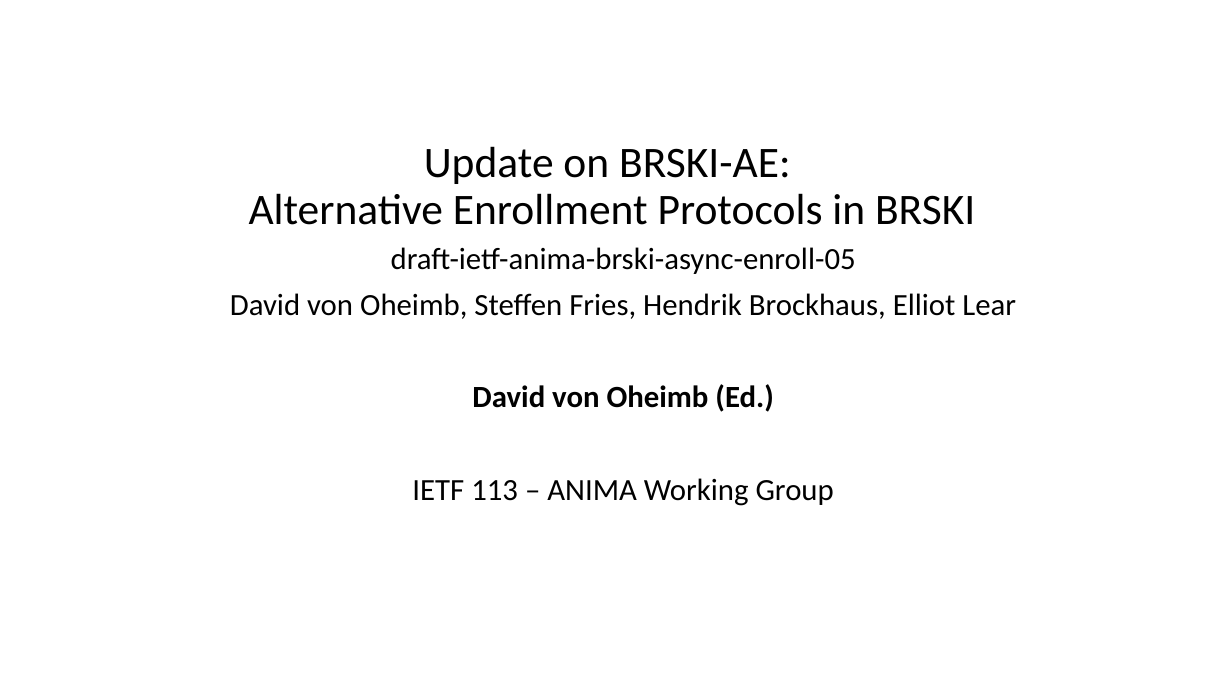
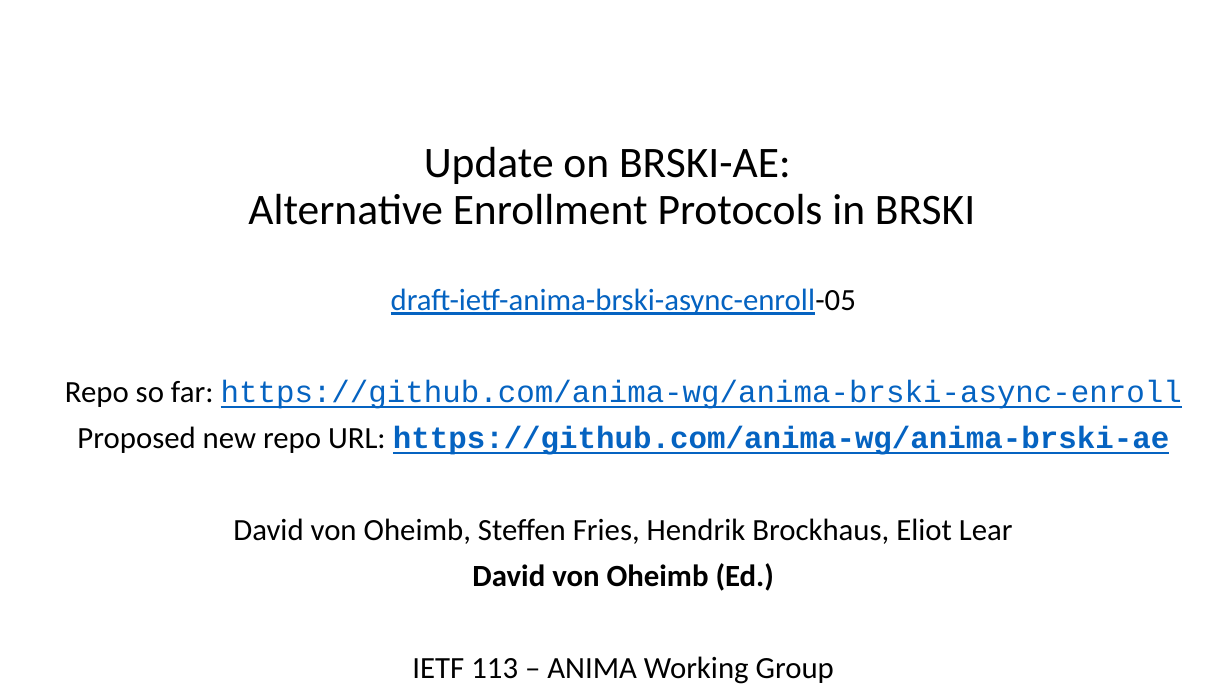
Before and after one commit to anima-wg/anima-brski-ae, a slide deck: slide 1 of presentations/slides-113-BRSKI-AE.pptx. Drawn at 1232x693 pixels with LibreOffice and Linux fonts; fonts in the diff are those of the drawing. Boxes give left, top, right and bottom in pixels: in the first picture for what was removed or moved away, otherwise in the second. Text is boxed around its words. In the diff, an @@ line names an element or a change of style, - is before the commit and + after.

Commit message:
2nd version of slide set for IETF 113

```diff
--- a/presentations/slides-113-BRSKI-AE.pptx
+++ b/presentations/slides-113-BRSKI-AE.pptx
@@ text at [391, 288, 856, 315]: text colour #000000 to #0563C1, underline on in "draft-ietf-anima-brski-async-enroll-05" @@
@@ text at [65, 380, 1182, 544]: text changed; font Calibri to Courier New; text colour #000000 to #0563C1 @@
-David von Oheimb, Steffen Fries, Hendrik Brockhaus, Elliot Lear
+Repo so far: https://github.com/anima-wg/anima-brski-async-enroll
+Proposed new repo URL: https://github.com/anima-wg/anima-brski-ae
+David von Oheimb, Steffen Fries, Hendrik Brockhaus, Eliot Lear
```
Also in this commit, not shown: 2 other slides changed.
